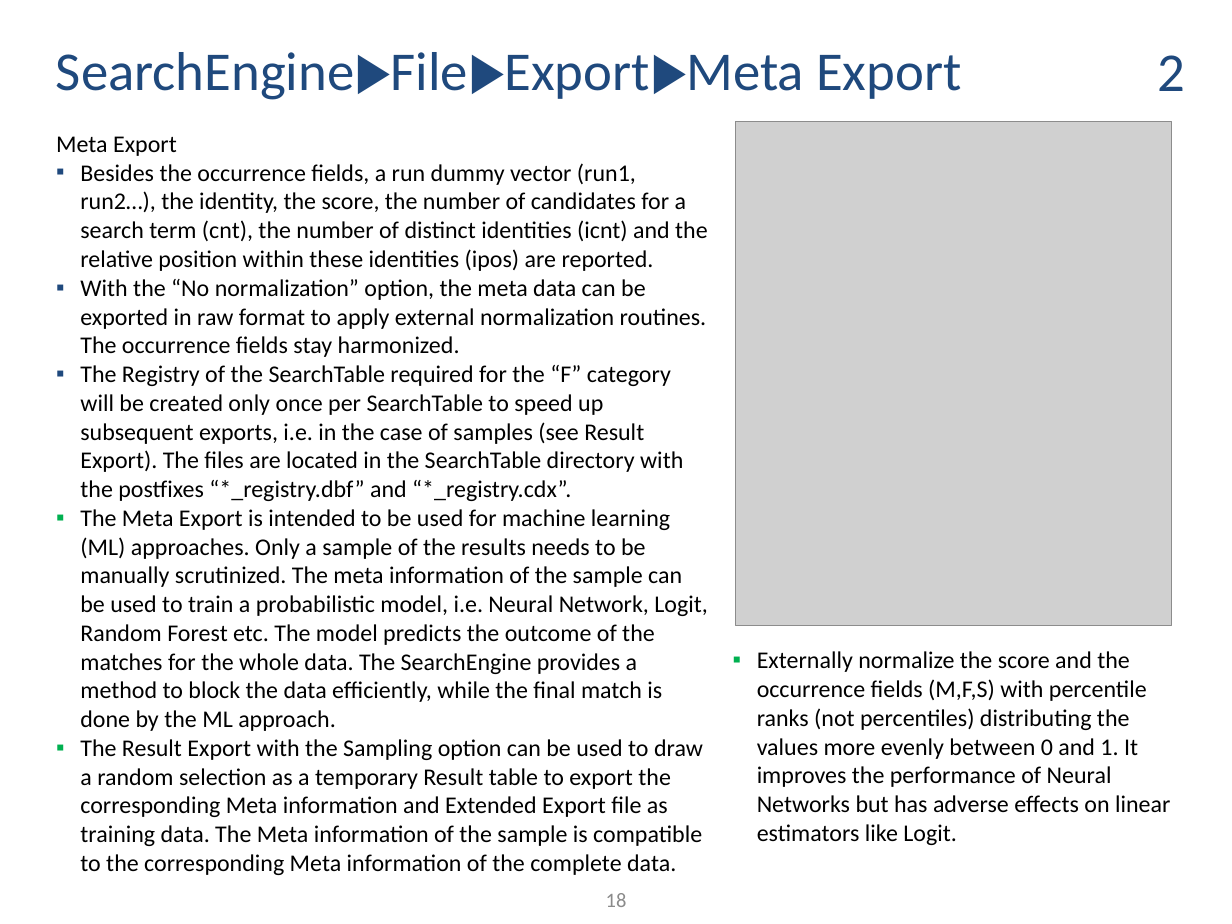
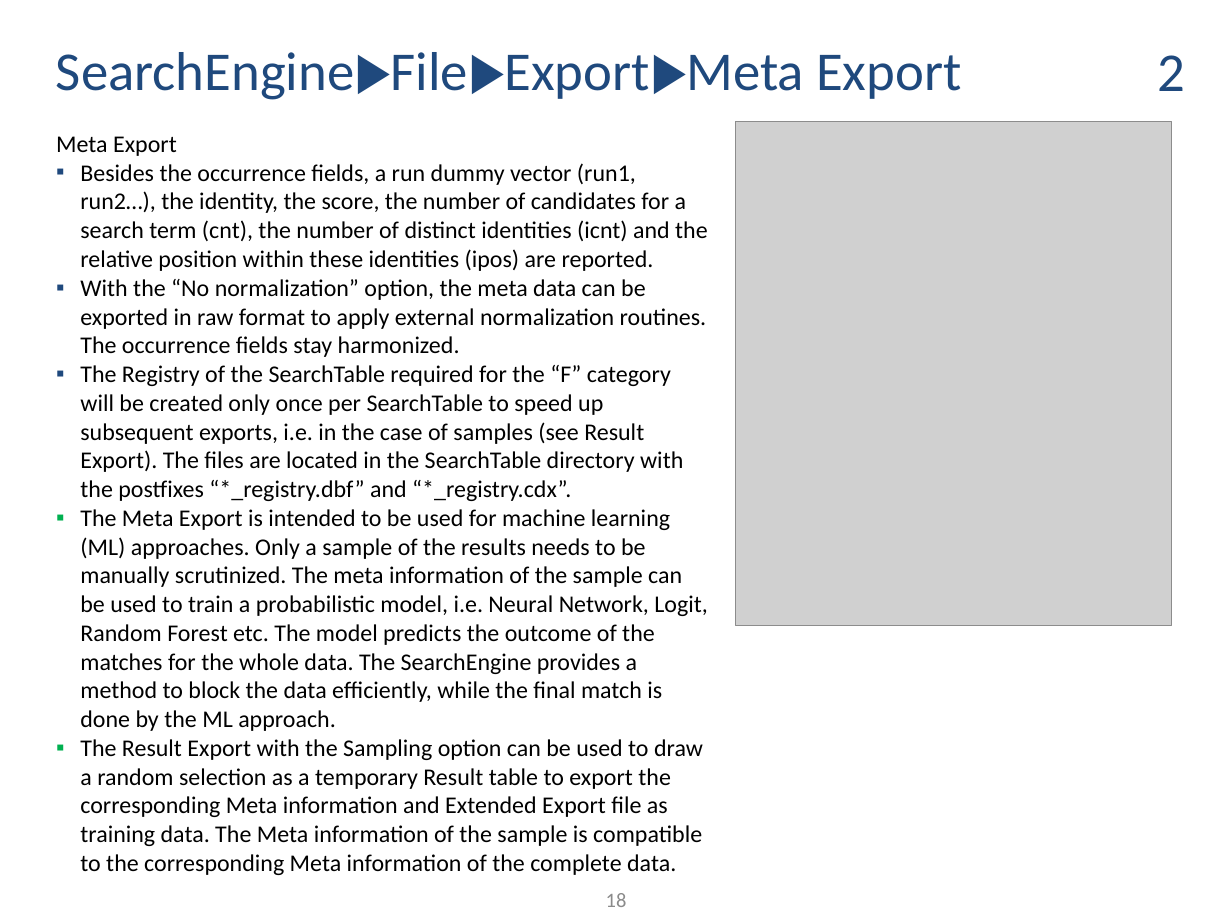
Before and after one commit to ThorstenDoherr/searchengine, a slide deck: slide 18 of doc/Manual.pptx. Drawn at 1232x924 pixels with LibreOffice and Linux fonts; fonts in the diff are those of the drawing; grey boxes stand for pictures. Boxes give left, top, right and bottom in pixels: in the first picture for what was removed or moved away, otherwise in the second. Text is boxed around its words. In the diff, an @@ line names an element or a change of style, - is before the commit and + after.

```diff
--- a/doc/Manual.pptx
+++ b/doc/Manual.pptx
@@ text removed at [757,651,1170,845] @@
-  ▪ Externally normalize the score and the occurrence fields (M,F,S) with percentile ranks (not percentiles) distributing the values more evenly between 0 and 1. It improves the performance of Neural Networks but has adverse effects on linear estimators like Logit.
```
Also in this commit, not shown: 5 other slides changed, 1 other file.
